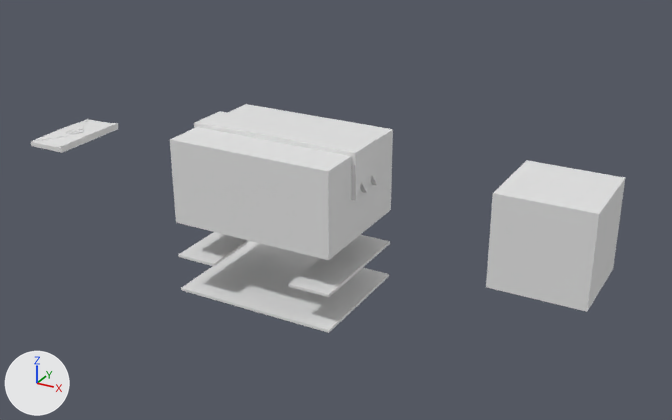
Renders of the Blender file [02] Blender Saves/Player Assets.blend from each side of a commit.
Before and after are seen from a camera (50 mm lens) standing at (1.675, -2.657, 1.24) and looking at (0.194, 0.036, -0.107). Every picture has the same lights, and +X, +Y and +Z are marked at lower left.

Objects in the first picture: 'Box_Morph', 'Box_Morph.001', 'Box_Morph.002', 'Box_Morph.003', 'Box_Morph.004', 'Cube', 'Plane.001'.
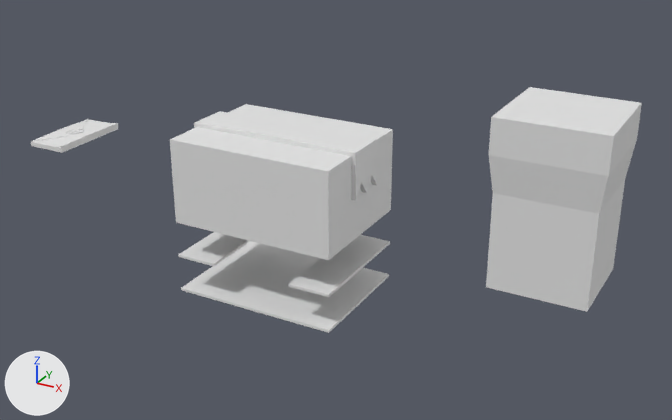
The edits, one by one:
me_cube_005 is used by ob_cube; location (1.0, 0.0, 0.0).
me_cube_005 had 8 vertices, 6 faces and spanned x -0.16..0.16, y -0.16..0.16, z -0.16..0.16.
me_cube_005 now has 28 vertices, 24 faces and spans x -0.176..0.176, y -0.176..0.176, z -0.16..0.402.
Part 1, on me_cube_005:
4 faces are deleted.
20 vertices are added at x -0.176..0.176, y -0.176..0.176, z -0.053..0.402.
22 new faces join them.

What differs and where, as boxes [x1, y1, x2, y2] in the pictures (672 x 420 px):
'Cube', reshaped (12% wider, 48% taller)
    before: [486, 160, 625, 312]
    after: [486, 87, 642, 312]
part 1 of me_cube_005, built on
    before: [493, 179, 625, 217]
    after: [489, 87, 642, 217]
